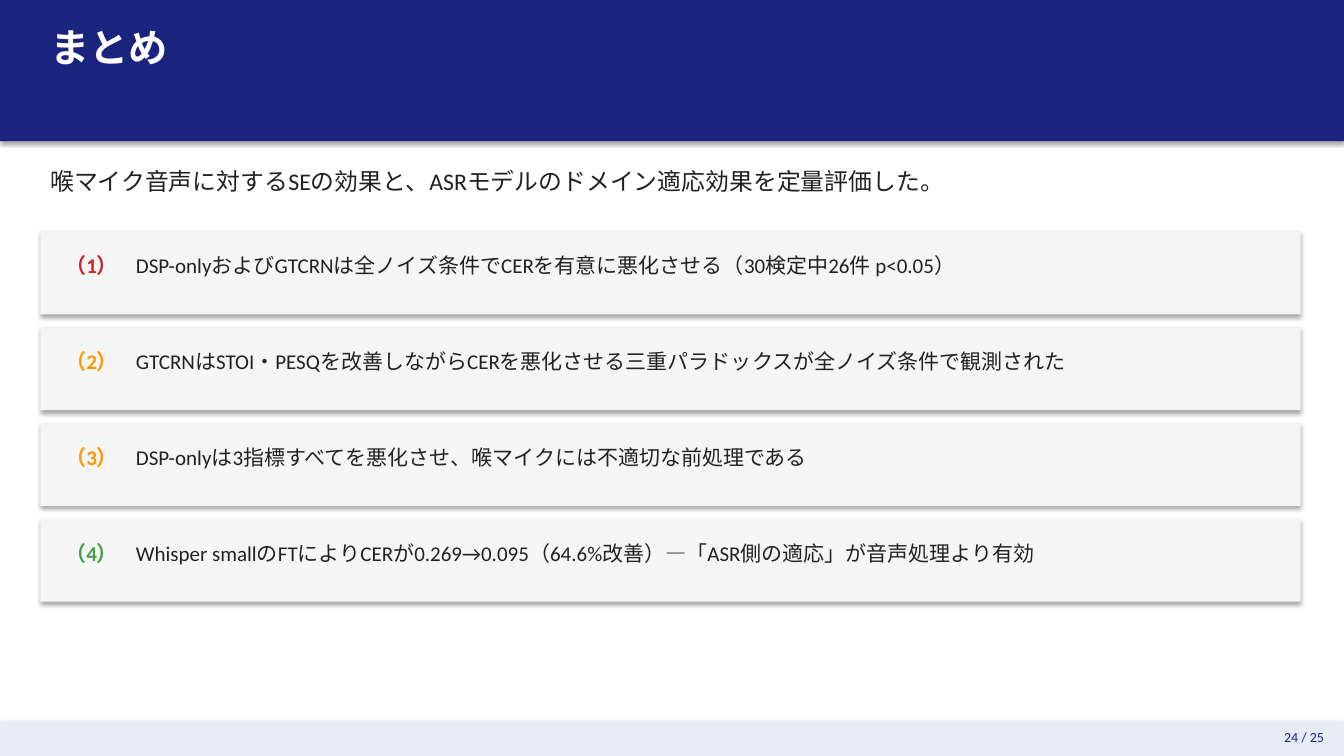
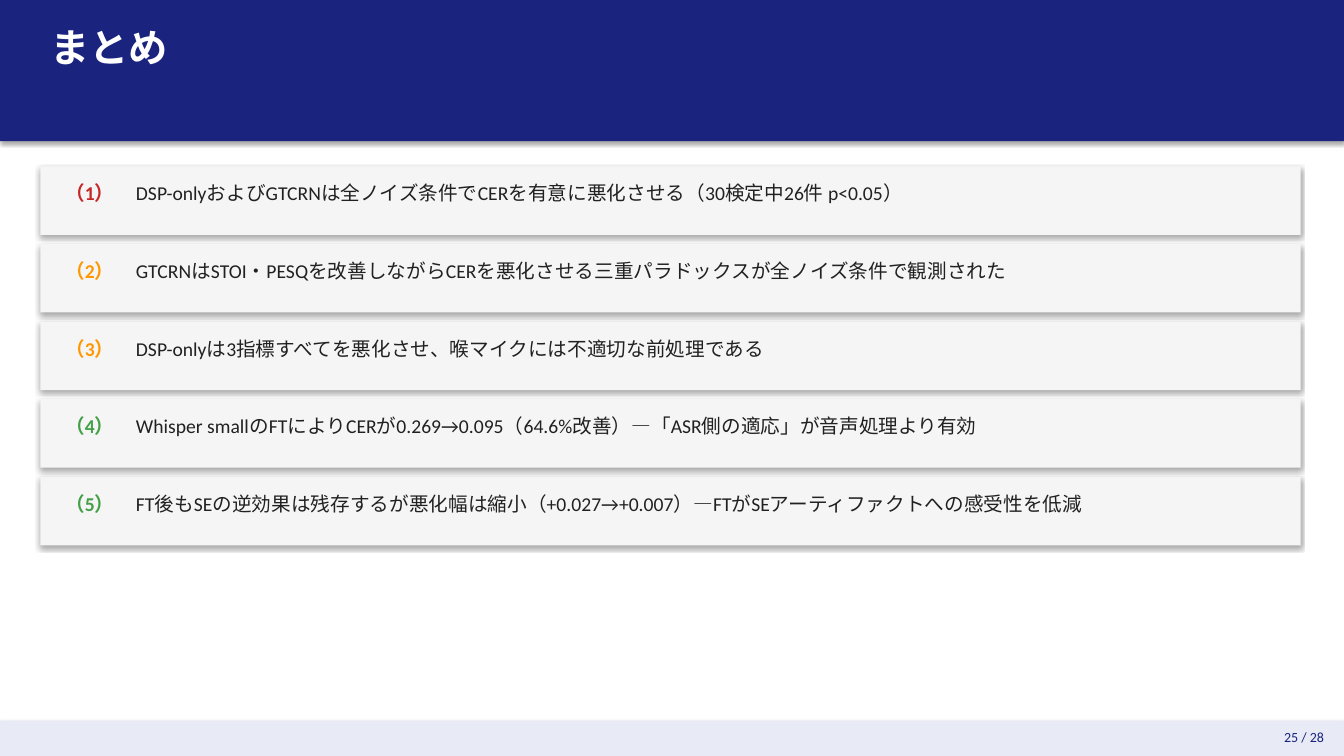
Before and after one commit to kasugayuji0716-art/bone-conduction-research, a slide deck: slide 25 of results/slides.pptx (slide 24 before the commit). Drawn at 1344x756 pixels with LibreOffice and Linux fonts; fonts in the diff are those of the drawing. Boxes give left, top, right and bottom in pixels: in the first picture for what was removed or moved away, otherwise in the second. Text is boxed around its words. In the diff, an @@ line names an element or a change of style, - is before the commit and + after.

```diff
--- a/results/slides.pptx
+++ b/results/slides.pptx
@@ rectangle: place and size @@
-rectangle at box(40, 232, 1301, 315)
+rectangle at box(40, 166, 1301, 235)
@@ text "（1）": place and size @@
-text "（1）" at box(65, 255, 118, 275)
+text "（1）" at box(65, 183, 114, 202)
@@ text "DSP-onlyおよびGTCRNは全ノイズ条件でCERを有意に悪化させる（30検定中26件 p<0.05）": place and size @@
-text "DSP-onlyおよびGTCRNは全ノイズ条件でCERを有意に悪化させる（30検定中26件 p<0.05）" at box(136, 256, 955, 277)
+text "DSP-onlyおよびGTCRNは全ノイズ条件でCERを有意に悪化させる（30検定中26件 p<0.05）" at box(136, 184, 903, 203)
@@ rectangle: place and size @@
-rectangle at box(40, 328, 1301, 410)
+rectangle at box(40, 244, 1301, 313)
@@ text "（2）": place and size @@
-text "（2）" at box(65, 351, 118, 371)
+text "（2）" at box(65, 261, 114, 280)
@@ text "GTCRNはSTOI・PESQを改善しながらCERを悪化させる三重パラドックスが全ノイズ条件で観測された": place and size @@
-text "GTCRNはSTOI・PESQを改善しながらCERを悪化させる三重パラドックスが全ノイズ条件で観測された" at box(136, 352, 1066, 372)
+text "GTCRNはSTOI・PESQを改善しながらCERを悪化させる三重パラドックスが全ノイズ条件で観測された" at box(136, 262, 1006, 281)
@@ rectangle: place and size @@
-rectangle at box(40, 423, 1301, 506)
+rectangle at box(40, 322, 1301, 390)
@@ text "（3）": place and size @@
-text "（3）" at box(65, 447, 118, 467)
+text "（3）" at box(65, 339, 114, 358)
@@ text "DSP-onlyは3指標すべてを悪化させ、喉マイクには不適切な前処理である": place and size @@
-text "DSP-onlyは3指標すべてを悪化させ、喉マイクには不適切な前処理である" at box(136, 447, 807, 469)
+text "DSP-onlyは3指標すべてを悪化させ、喉マイクには不適切な前処理である" at box(136, 340, 764, 359)
@@ rectangle: place and size @@
-rectangle at box(40, 519, 1301, 602)
+rectangle at box(40, 399, 1301, 468)
@@ text "（4）": place and size @@
-text "（4）" at box(65, 543, 118, 563)
+text "（4）" at box(65, 416, 114, 435)
@@ size 15 to 14 pt in 8 elements at box(65, 183, 114, 202), box(136, 184, 903, 203), box(65, 261, 114, 280), box(136, 262, 1006, 281), box(65, 339, 114, 358), box(136, 340, 764, 359), box(65, 416, 114, 435), box(136, 417, 976, 436) @@
@@ text "Whisper smallのFTによりCERが0.269→0.095（64.6%改善）—「ASR側の適応」が音声処理より ...": place and size @@
-text "Whisper smallのFTによりCERが0.269→0.095（64.6%改善）—「ASR側の適応」が音声処理より ..." at box(136, 543, 1034, 565)
+text "Whisper smallのFTによりCERが0.269→0.095（64.6%改善）—「ASR側の適応」が音声処理より ..." at box(136, 417, 976, 436)
@@ rectangle added at box(40, 477, 1301, 545), fill #F5F5F5 @@
@@ text added at box(65, 494, 114, 513), 14 pt, text #43A047, bold @@
+（5）
@@ text added at box(136, 495, 1082, 513), 14 pt, text #212121 @@
+FT後もSEの逆効果は残存するが悪化幅は縮小（+0.027→+0.007）—FTがSEアーティファクトへの感受性を低減
@@ text at box(1284, 732, 1324, 742): text changed @@
-24 / 25
+25 / 28
```
Also in this commit, not shown: 26 other slides changed, 1 slide added, 3 other files.
